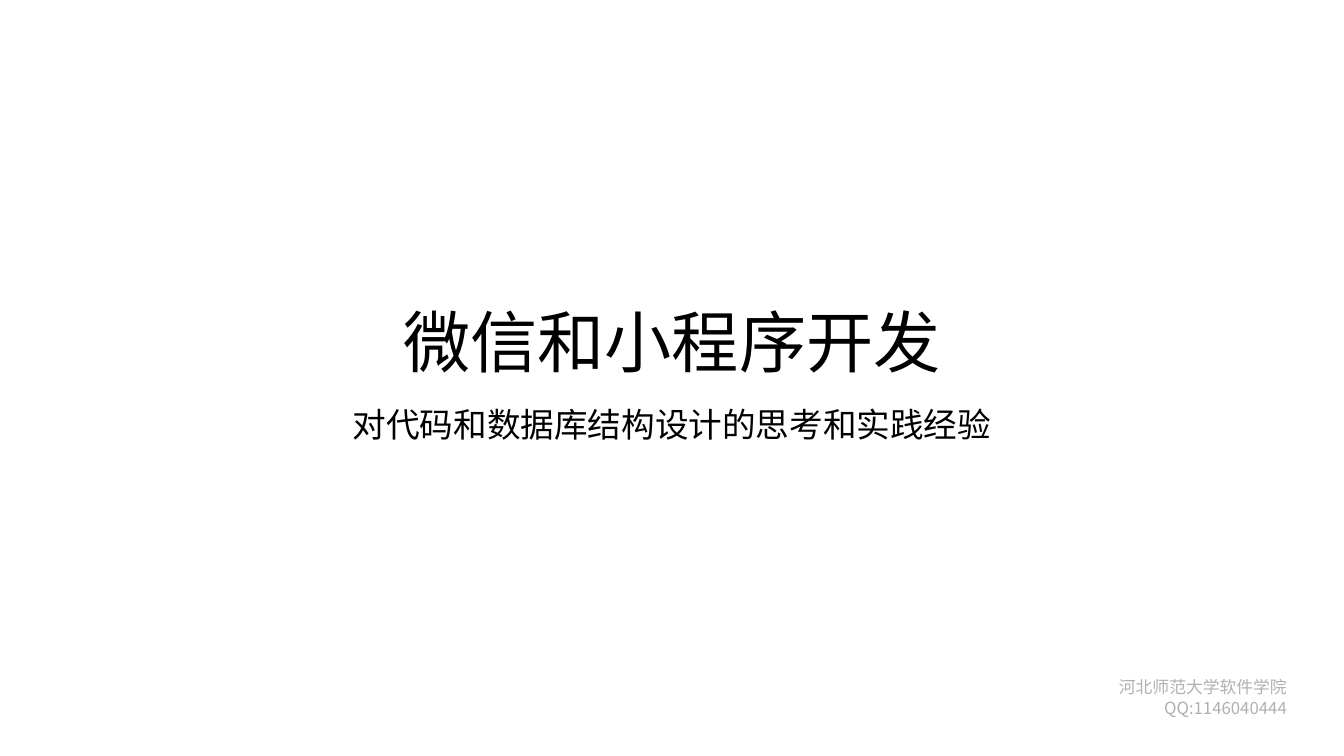
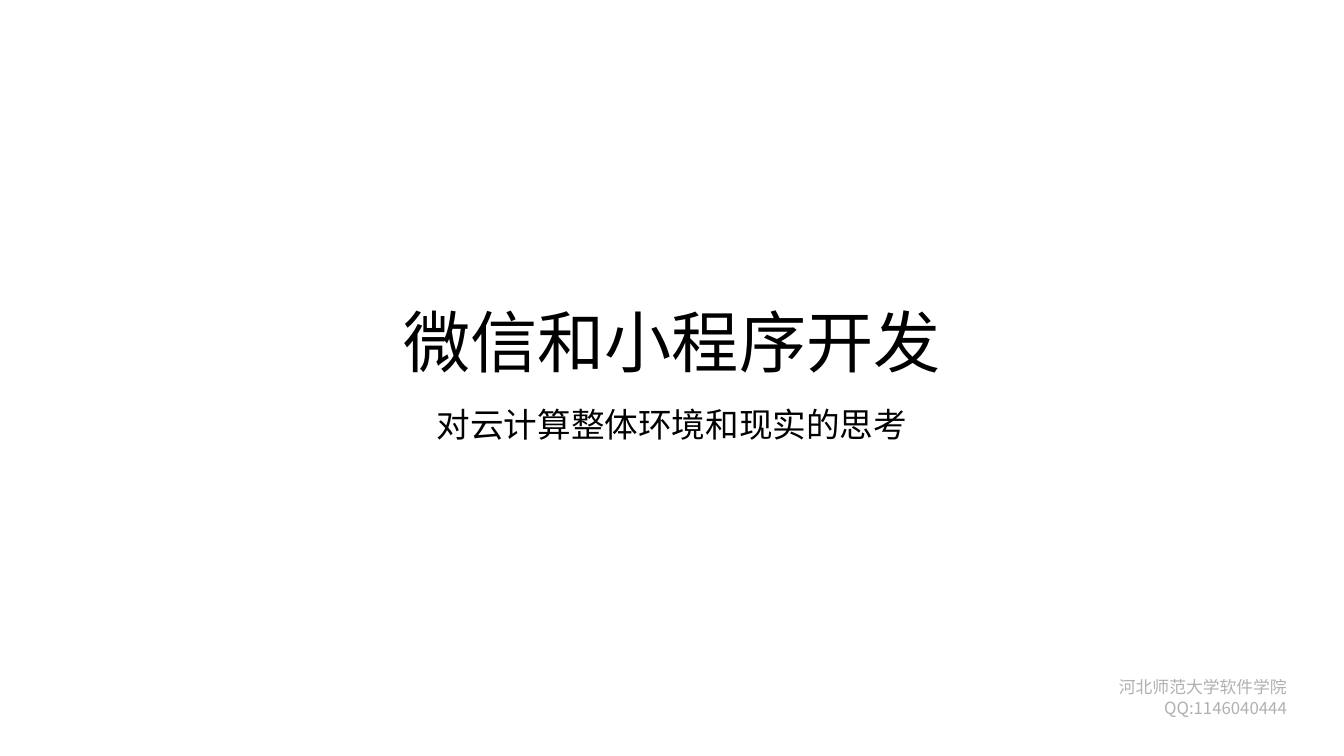
Before and after one commit to edu2act/course-wechat-and-miniprogram, a slide deck: slide 1 of materials/ch11/ch11-代码和数据库结构设计思考.pptx. Drawn at 1344x756 pixels with LibreOffice and Linux fonts; fonts in the diff are those of the drawing; background and template pictures are left out. Boxes give left, top, right and bottom in pixels: in the first picture for what was removed or moved away, otherwise in the second. Text is boxed around its words. In the diff, an @@ line names an element or a change of style, - is before the commit and + after.

```diff
--- a/materials/ch11/ch11-代码和数据库结构设计思考.pptx
+++ b/materials/ch11/ch11-代码和数据库结构设计思考.pptx
@@ subtitle at [437,408,907,440]: text changed @@
-对代码和数据库结构设计的思考和实践经验
+对云计算整体环境和现实的思考
```
Also in this commit, not shown: 6 other slides changed, 6 slides added, 12 slides removed.
